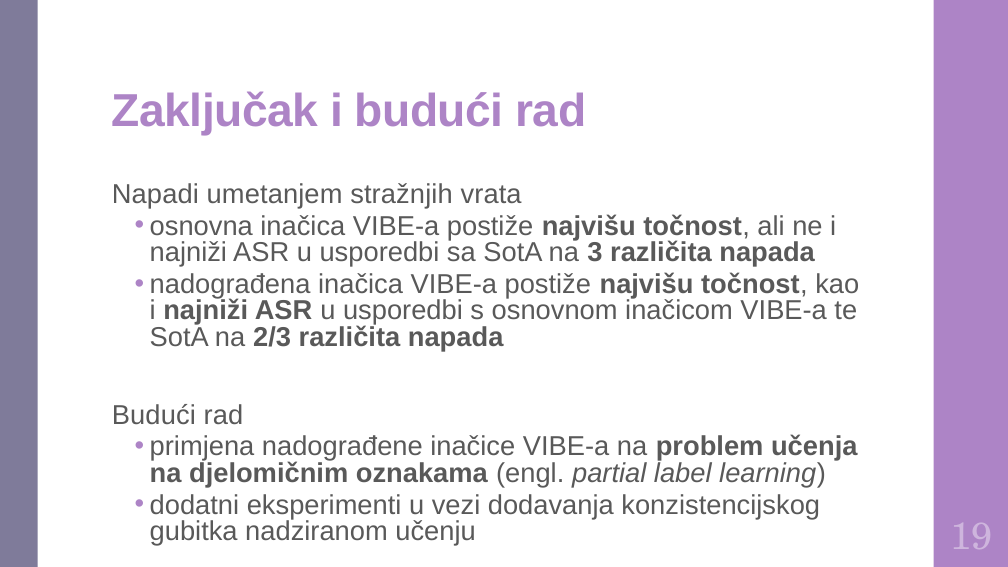
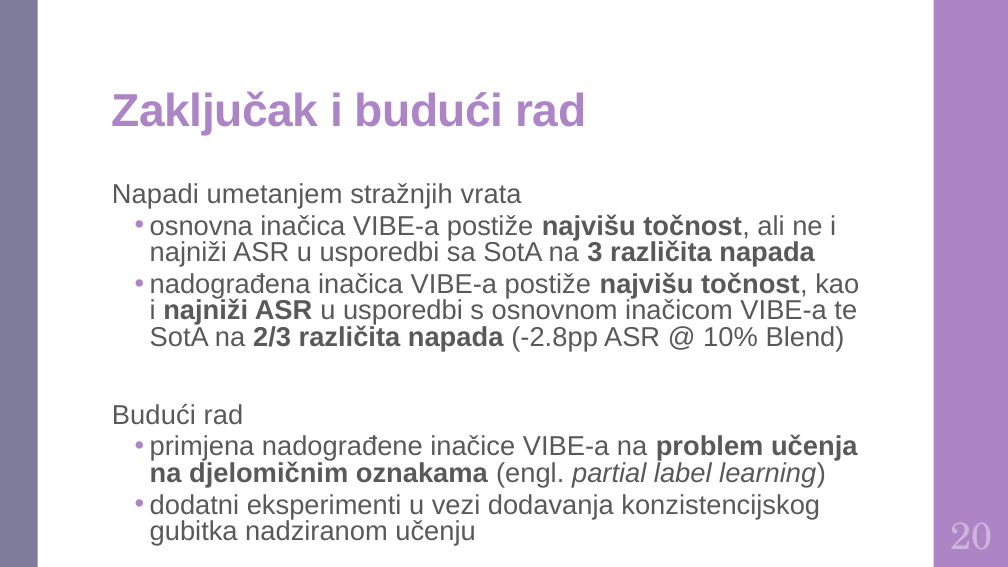
Before and after one commit to DomJamb/Diplomski-Rad-Doku, a slide deck: slide 24 of Prezentacija/Varijacijsko učenje na zašumljenim oznakama.pptx (slide 22 before the commit). Drawn at 1008x567 pixels with LibreOffice and Linux fonts; fonts in the diff are those of the drawing. Boxes give left, top, right and bottom in pixels: in the first picture for what was removed or moved away, otherwise in the second. Text is boxed around its words. In the diff, an @@ line names an element or a change of style, - is before the commit and + after.

```diff
--- a/Prezentacija/Varijacijsko učenje na zašumljenim oznakama.pptx
+++ b/Prezentacija/Varijacijsko učenje na zašumljenim oznakama.pptx
@@ text at (150, 272, 859, 350): text changed @@
-  • nadograđena inačica VIBE-a postiže najvišu točnost, kao i najniži ASR u usporedbi s osnovnom inačicom VIBE-a te SotA na 2/3 različita napada
+  • nadograđena inačica VIBE-a postiže najvišu točnost, kao i najniži ASR u usporedbi s osnovnom inačicom VIBE-a te SotA na 2/3 različita napada (-2.8pp ASR @ 10% Blend)
@@ text at (950, 523, 992, 549): text changed @@
-19
+20
```
Also in this commit, not shown: 14 other slides changed, 2 slides added, 1 other file.
